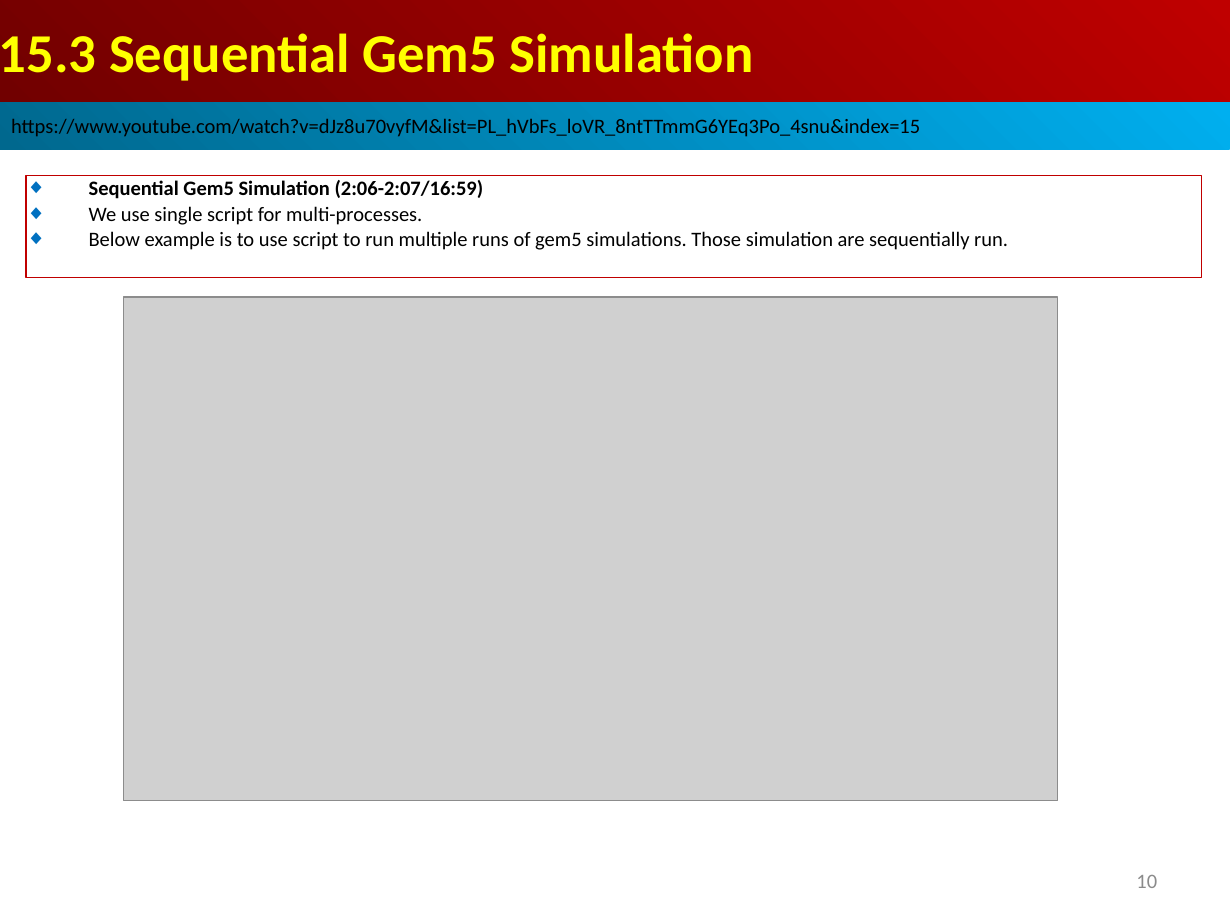
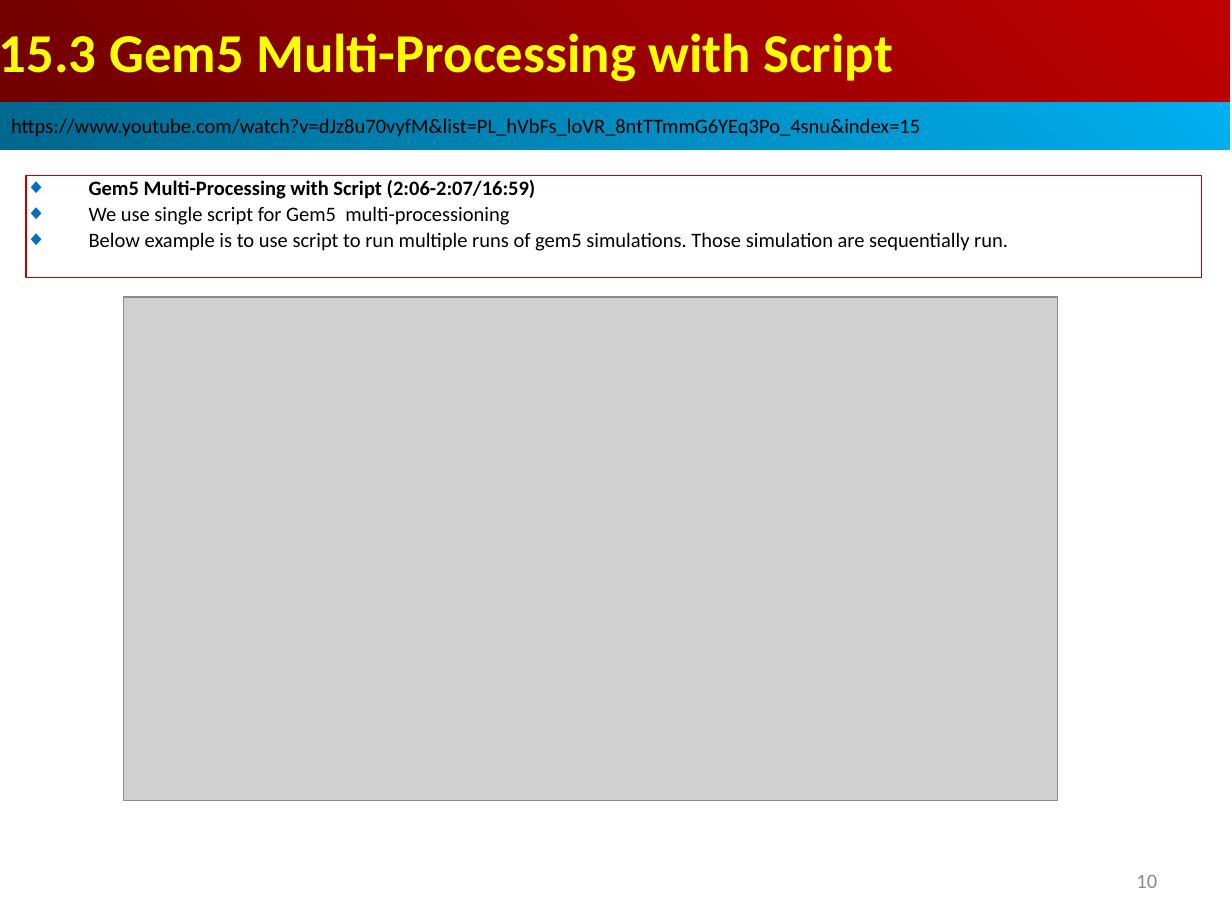
Before and after one commit to peterhchen/AIU_CS850_Gem5_McPAT, a slide deck: slide 10 of 050_Gem5/015.MultiSim/000_Video/015.MultiSim.ppt. Drawn at 1232x924 pixels with LibreOffice and Linux fonts; fonts in the diff are those of the drawing; grey boxes stand for pictures. Boxes give left, top, right and bottom in pixels: in the first picture for what was removed or moved away, otherwise in the second. Text is boxed around its words. In the diff, an @@ line names an element or a change of style, - is before the commit and + after.

```diff
--- a/050_Gem5/015.MultiSim/000_Video/015.MultiSim.ppt
+++ b/050_Gem5/015.MultiSim/000_Video/015.MultiSim.ppt
@@ text in rectangle at <box>0,33,893,82</box>: text changed @@
-15.3 Sequential Gem5 Simulation
+15.3 Gem5 Multi-Processing with Script
@@ text in rectangle at <box>89,180,536,225</box>: text changed @@
-◆ Sequential Gem5 Simulation (2:06-2:07/16:59)
-◆ We use single script for multi-processes.
+◆ Gem5 Multi-Processing with Script (2:06-2:07/16:59)
+◆ We use single script for Gem5 multi-processioning
```
Also in this commit, not shown: 4 other slides changed, 3 slides added.
